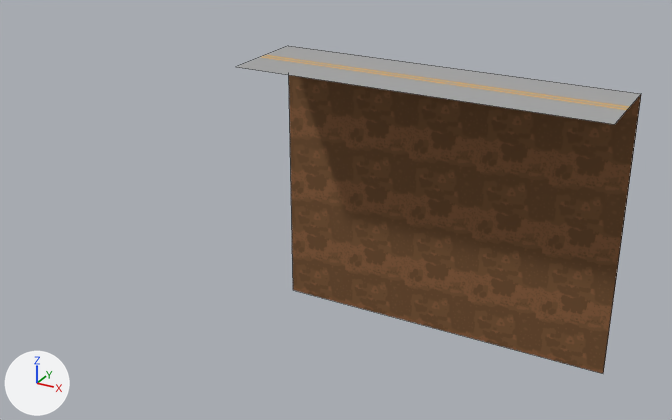
Before and after pictures for a commit that changed the FBX model Game/Assets/MainGame/Level/Segments/Models/Terrain_01_connector.FBX.
Both versions are drawn from a camera (50 mm lens) standing at (60.0, -319.0, 97.0) and looking at (-87.0, -51.0, -37.0). The lights are fixed; the arrows at lower left show +X, +Y and +Z. Mesh edges are drawn as thin lines. Where no turn or scale is listed for an object, it has been applied to the vertices.

In view in the first picture: 'Terrain_01', 'Terrain_01_ground'.
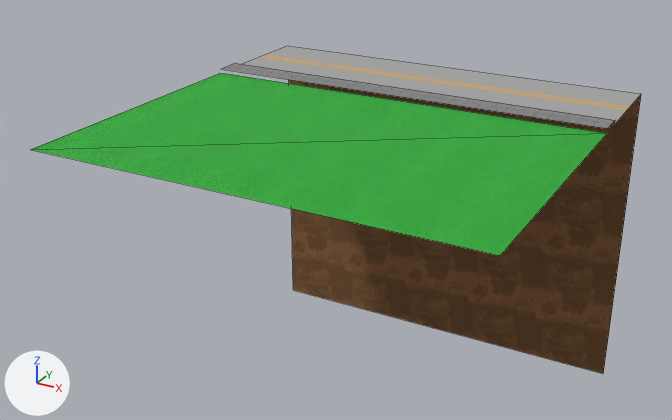
Boxes (x1, y1, x2, y2) around the edits, measured in the pictures (672 x 420 px):
'Terrain_01_grass', added (green)
    after: (30, 73, 607, 256)
'Terrain_01', reshaped (6% taller)
    before: (237, 46, 641, 124)
    after: (222, 46, 641, 129)
part 1 of me_mesh, added
    after: (222, 63, 615, 129)

What the commit changed:
Picture 'Sidewalk.png' (img_sidewalk_png) is new.
Picture 'Grass.png' (img_grass_png) is new.
Material '03 - Default' (mat_03___default) is new.
Its texture is img_sidewalk_png.
Its roughness is 0.859.
Material '04 - Default' (mat_04___default) is new.
Its texture is img_grass_png.
Its roughness is 0.859.
me_mesh is used by ob_terrain_01; location (0.0, 0.0, 0.0).
Verts and faces of me_mesh; kept vertices keep their numbers, new ones are numbered from 4.
Before the commit, vertices of me_mesh: 1 (-150.0, -20.0, 0.0) at pixel (235, 66), 3 (0.0, -20.0, 0.0) at pixel (614, 124).
me_mesh had 4 vertices, 1 face and spanned x -150.0..0.0, y -20.0..20.0, z 0.0.
me_mesh now has 8 vertices, 3 faces and spans x -150.0..0.0, y -30.0..20.0, z 0.0..2.0.
Part 1, on me_mesh:
New vertex 4 is at (-150.0, -20.0, 1.0), pixel (235, 63).
New vertex 5 is at (0.0, -20.0, 2.0), pixel (615, 120).
New vertex 6 is at (-150.0, -30.0, 1.0), pixel (220, 69).
New vertex 7 is at (0.0, -30.0, 2.0), pixel (607, 128).
New faces: (1, 4, 5, 3), (4, 6, 7, 5) (mat_03___default (picture img_sidewalk_png)).
me_mesh now uses material mat_03___default (picture img_sidewalk_png).
Mesh me_mesh_002 is new.
It has 4 vertices, 2 faces and spans x -150.0..0.0, y -130.0..-30.0, z 0.0.
It uses material mat_04___default (picture img_grass_png).
Object 'Terrain_01_grass' (ob_terrain_01_grass) is new; it shows me_mesh_002.
Its location is (0.0, 0.0, 0.0).
